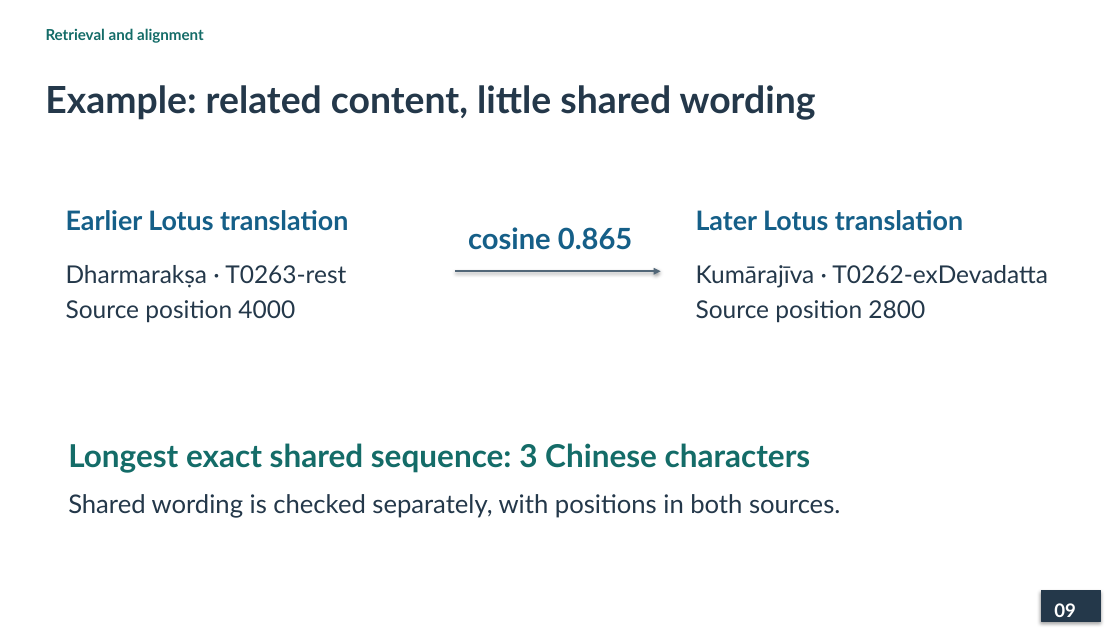
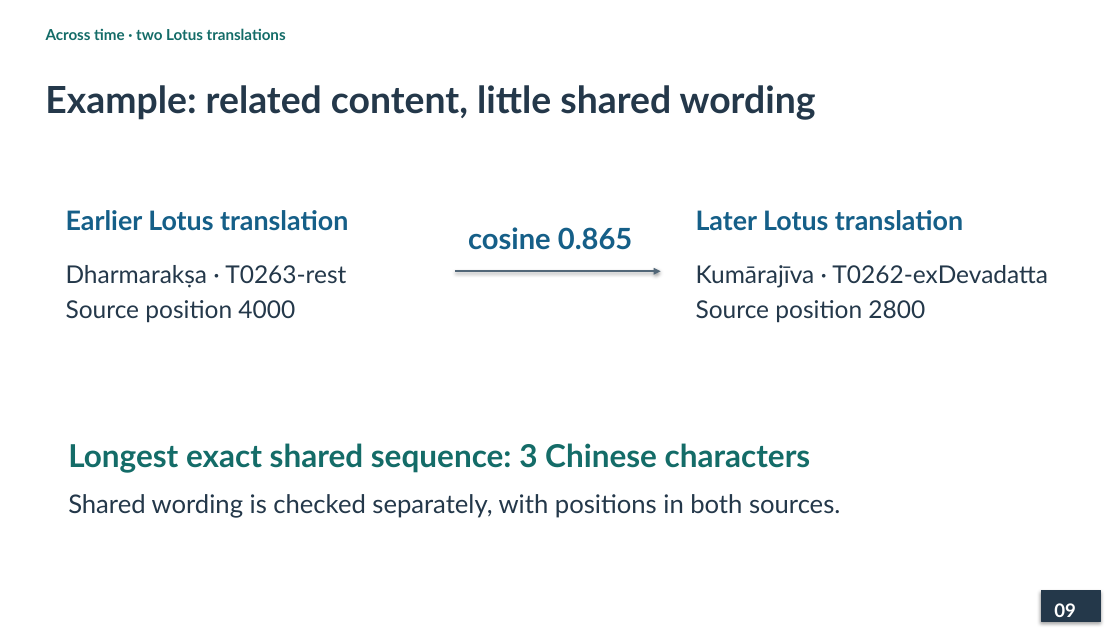
Before and after one commit to lopentu/cohort, a slide deck: slide 9 of docs/presentation/cohort-pnc-2026.pptx. Drawn at 1120x630 pixels with LibreOffice and Linux fonts; fonts in the diff are those of the drawing. Boxes give left, top, right and bottom in pixels: in the first picture for what was removed or moved away, otherwise in the second. Text is boxed around its words. In the diff, an @@ line names an element or a change of style, - is before the commit and + after.

```diff
--- a/docs/presentation/cohort-pnc-2026.pptx
+++ b/docs/presentation/cohort-pnc-2026.pptx
@@ text at (46,28,286,40): text changed @@
-Retrieval and alignment
+Across time · two Lotus translations
```
Also in this commit, not shown: 2 other slides changed, 4 other files.
